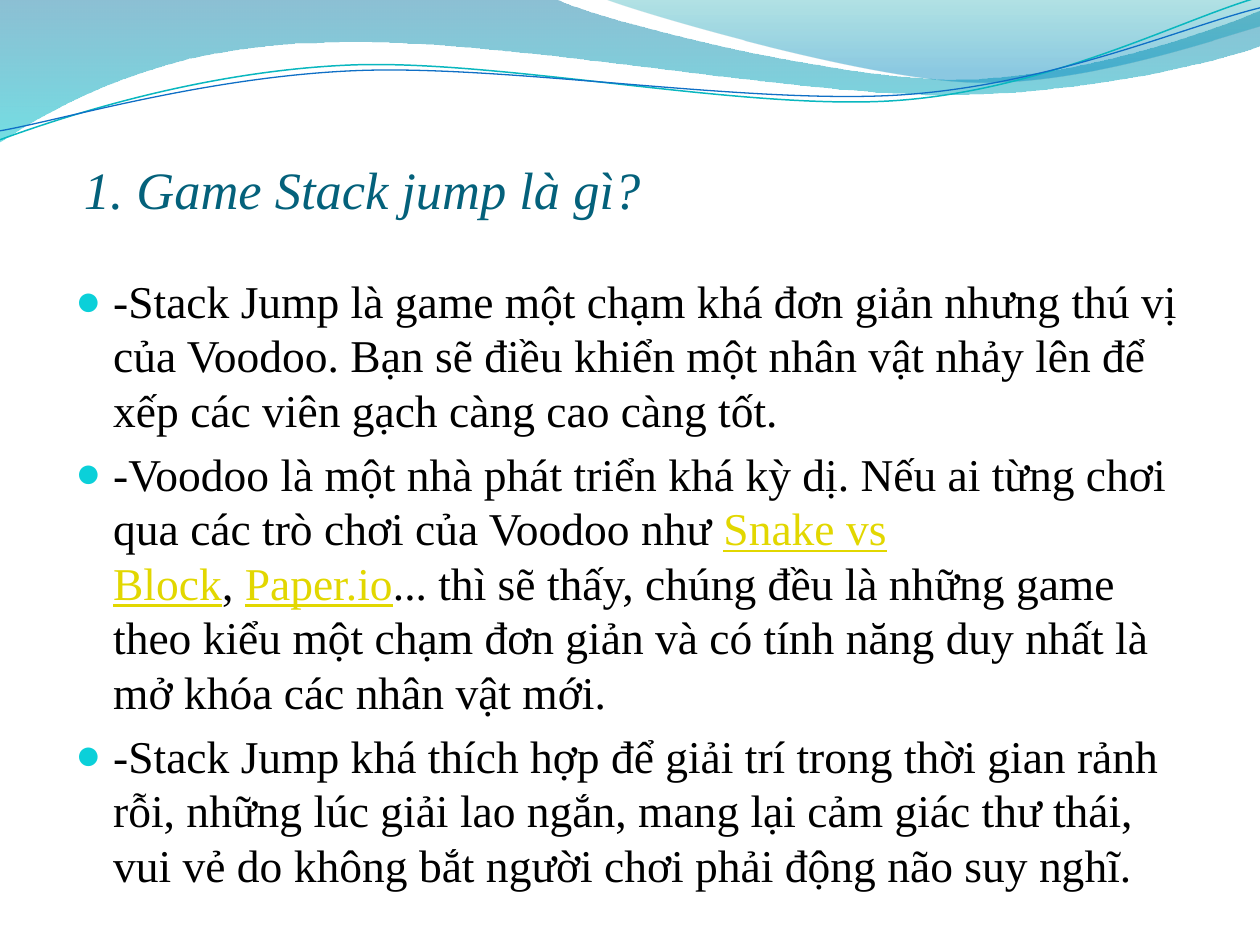
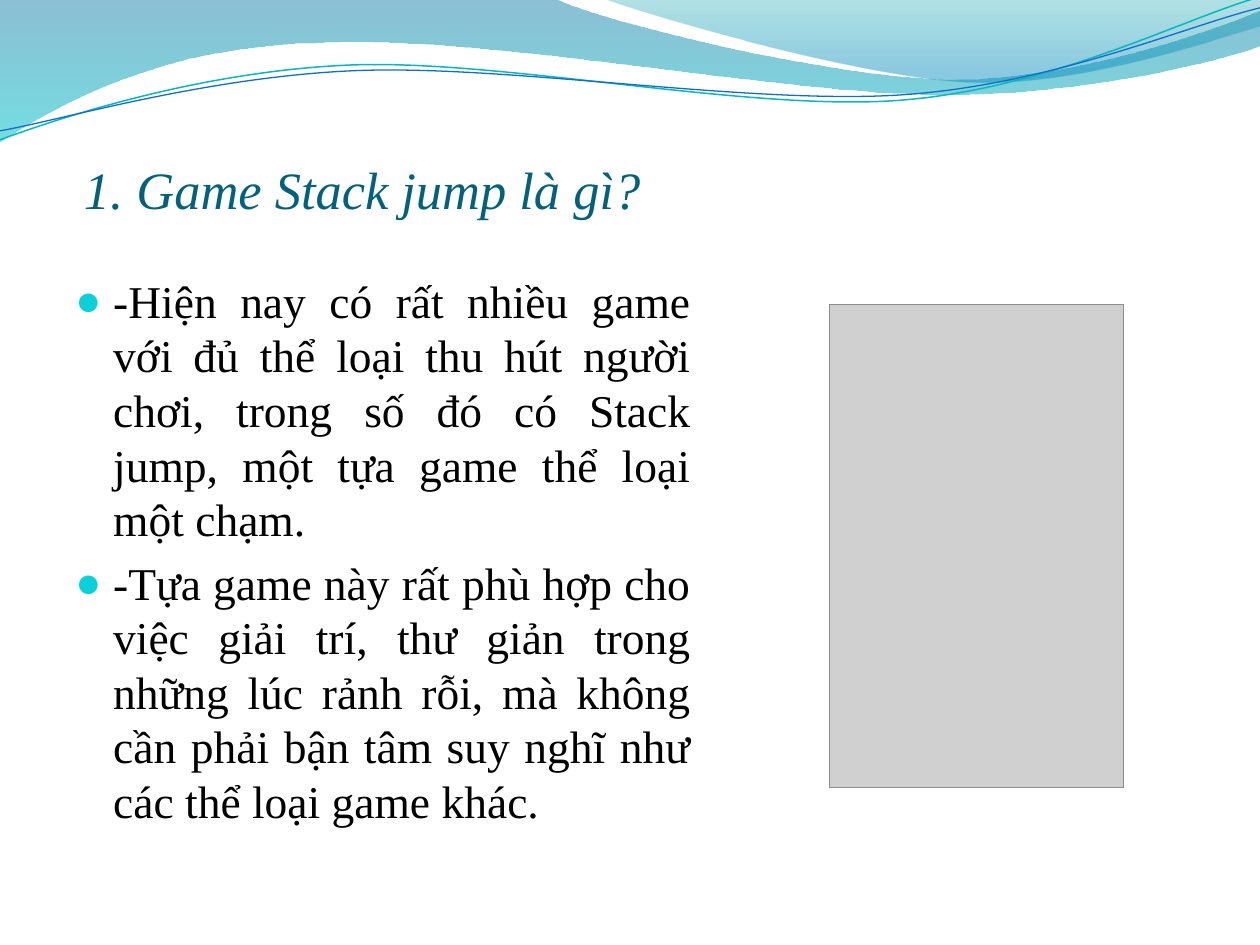
Before and after one commit to huynhle98/DoAn1, a slide deck: slide 4 of BÁO CÁO ĐỒ ÁN 1.pptx. Drawn at 1260x945 pixels with LibreOffice and Linux fonts; fonts in the diff are those of the drawing; grey boxes stand for pictures; background and template pictures are left out. Boxes give left, top, right and bottom in pixels: in the first picture for what was removed or moved away, otherwise in the second. Text is boxed around its words. In the diff, an @@ line names an element or a change of style, - is before the commit and + after.

```diff
--- a/BÁO CÁO ĐỒ ÁN 1.pptx
+++ b/BÁO CÁO ĐỒ ÁN 1.pptx
@@ text at bbox=[113, 285, 690, 827]: text changed @@
-● -Stack Jump là game một chạm khá đơn giản nhưng thú vị của Voodoo. Bạn sẽ điều khiển một nhân vật nhảy lên để xếp các viên gạch càng cao càng tốt.
-● -Voodoo là một nhà phát triển khá kỳ dị. Nếu ai từng chơi qua các trò chơi của Voodoo như Snake vs Block, Paper.io... thì sẽ thấy, chúng đều là những game theo kiểu một chạm đơn giản và có tính năng duy nhất là mở khóa các nhân vật mới.
-● -Stack Jump khá thích hợp để giải trí trong thời gian rảnh rỗi, những lúc giải lao ngắn, mang lại cảm giác thư thái, vui vẻ do không bắt người chơi phải động não suy nghĩ.
+● -Hiện nay có rất nhiều game với đủ thể loại thu hút người chơi, trong số đó có Stack jump, một tựa game thể loại một chạm.
+● -Tựa game này rất phù hợp cho việc giải trí, thư giản trong những lúc rảnh rỗi, mà không cần phải bận tâm suy nghĩ như các thể loại game khác.
@@ picture added at bbox=[829, 305, 1123, 788] @@
```
Also in this commit, not shown: 4 other slides changed, 1 slide added, 1 other file.
